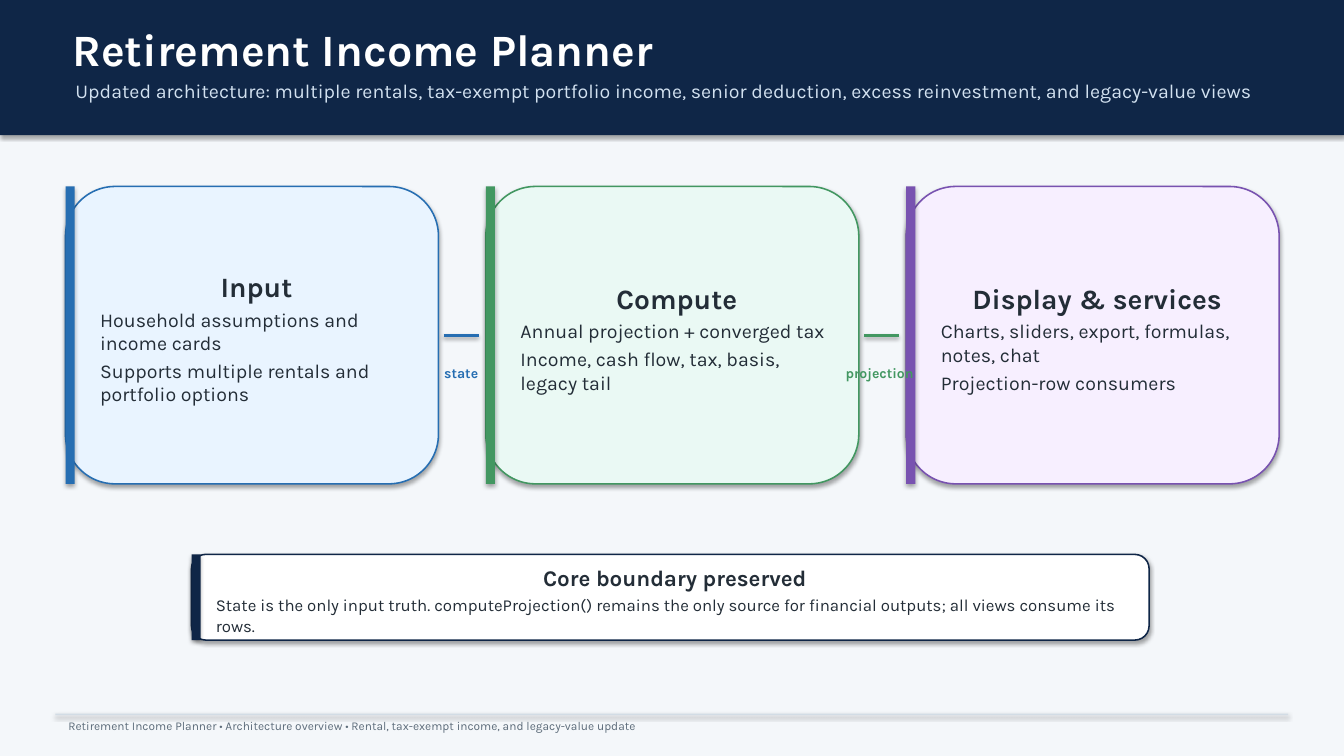
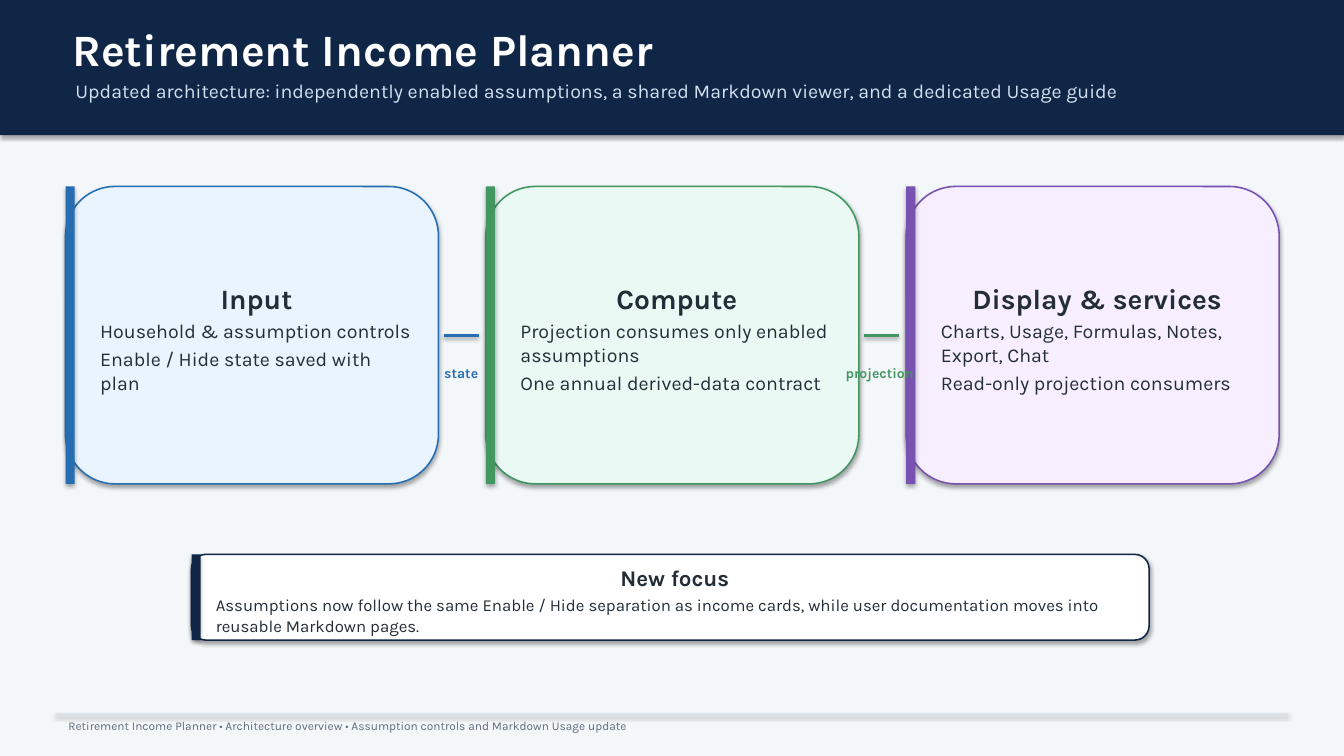
Before and after one commit to howardc64/retirefin, a slide deck: slide 1 of docs/retirement_income_planner_architecture.pptx. Drawn at 1344x756 pixels with LibreOffice and Linux fonts; fonts in the diff are those of the drawing. Boxes give left, top, right and bottom in pixels: in the first picture for what was removed or moved away, otherwise in the second. Text is boxed around its words. In the diff, an @@ line names an element or a change of style, - is before the commit and + after.

```diff
--- a/docs/retirement_income_planner_architecture.pptx
+++ b/docs/retirement_income_planner_architecture.pptx
@@ text at [75, 84, 1117, 103]: text changed @@
-Updated architecture: multiple rentals, tax-exempt portfolio income, senior deduction, excess reinvestment, and legacy-value views
+Updated architecture: independently enabled assumptions, a shared Markdown viewer, and a dedicated Usage guide
@@ text in rounded rectangle at [100, 324, 411, 395]: text changed @@
-Household assumptions and income cards
-Supports multiple rentals and portfolio options
+Household & assumption controls
+Enable / Hide state saved with plan
@@ text in rounded rectangle at [520, 324, 827, 390]: text changed @@
-Annual projection + converged tax
-Income, cash flow, tax, basis, legacy tail
+Projection consumes only enabled assumptions
+One annual derived-data contract
@@ text in rounded rectangle at [941, 324, 1231, 395]: text changed @@
-Charts, sliders, export, formulas, notes, chat
-Projection-row consumers
+Charts, Usage, Formulas, Notes, Export, Chat
+Read-only projection consumers
@@ text in rounded rectangle at [216, 570, 1099, 636]: text changed @@
-Core boundary preserved
-State is the only input truth. computeProjection() remains the only source for financial outputs; all views consume its rows.
+New focus
+Assumptions now follow the same Enable / Hide separation as income cards, while user documentation moves into reusable Markdown pages.
@@ text at [68, 722, 626, 733]: text changed @@
-Retirement Income Planner • Architecture overview • Rental, tax-exempt income, and legacy-value update
+Retirement Income Planner • Architecture overview • Assumption controls and Markdown Usage update
```
Also in this commit, not shown: 8 slides added, 10 slides removed, 18 other files.
